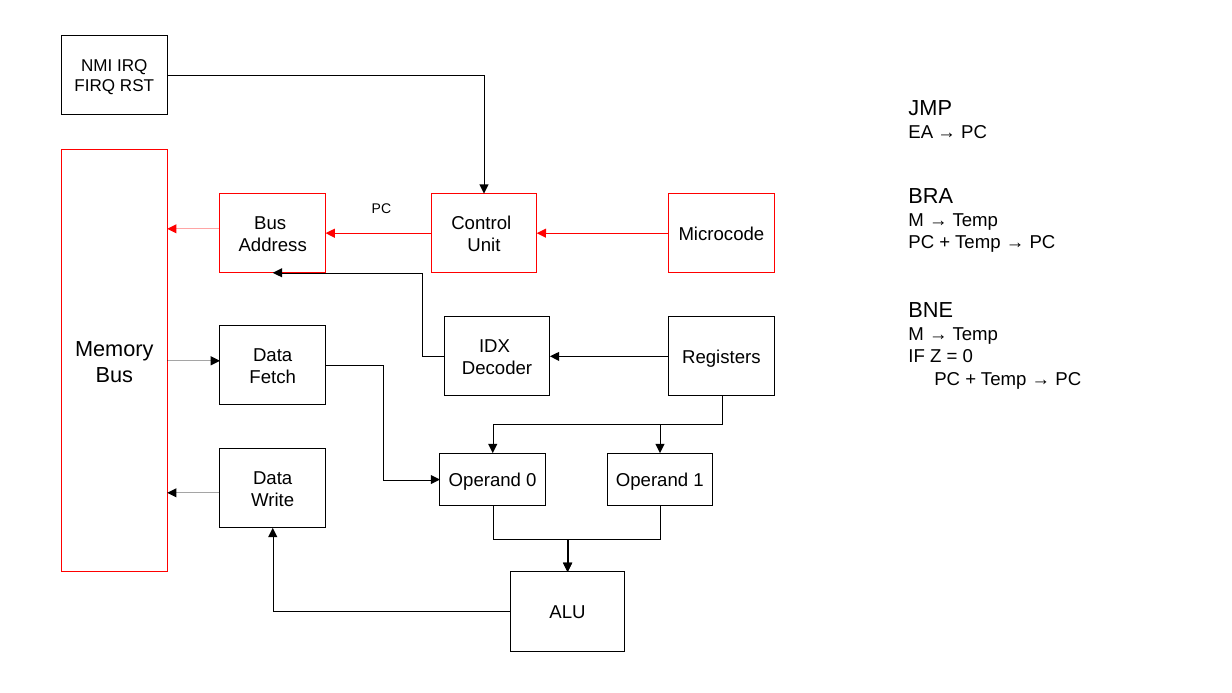
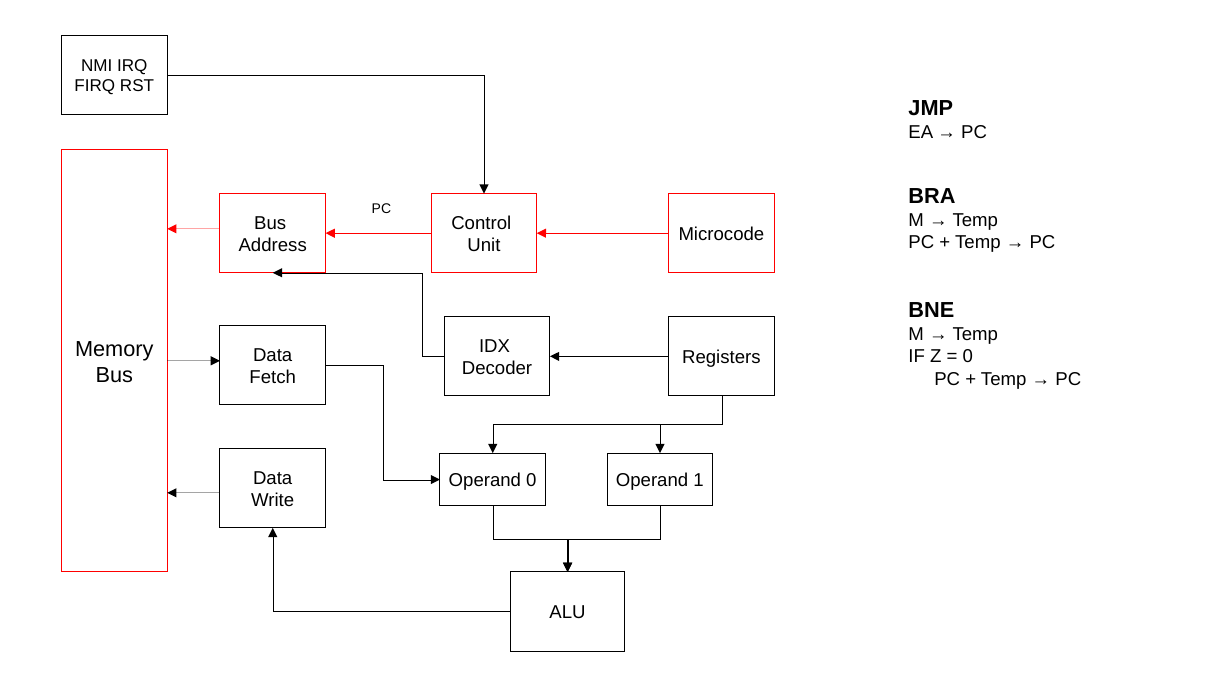
Before and after one commit to JTFPGA/jtkcpu, a slide deck: slide 1 of doc/microcode grafic.odp. Drawn at 1232x693 pixels with LibreOffice and Linux fonts; fonts in the diff are those of the drawing. Boxes give left, top, right and bottom in pixels: in the first picture for what was removed or moved away, otherwise in the second. Text is boxed around its words. In the diff, an @@ line names an element or a change of style, - is before the commit and + after.

```diff
--- a/doc/microcode grafic.odp
+++ b/doc/microcode grafic.odp
@@ text at (908,100,953,116): bold on in "JMP" @@
@@ text at (908,188,955,203): bold on in "BRA" @@
@@ text at (908,302,954,317): bold on in "BNE" @@
```
Also in this commit, not shown: 5 other slides changed, 7 slides added, 1 other file.
